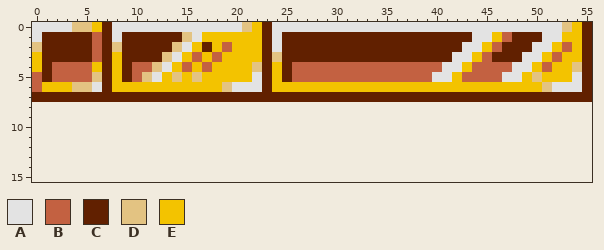
Pixel-art sprite, stored at Pang/Image_Sources/Bricks.png. The first picture shows the starting point.
The file is 56x8 pixels. The old version is drawn lined up with the new one, on the new canvas.
Palette (. is transparent): A #e3e3e3  B #c36141  C #612000  D #e3c382  E #f3c300
Pixels before, first column x 0:
0 AAAADDECAAAAAAAAAAAAADECAAAAAAAAAAAAAAAAAAAAAAAAAAAAADEC
1 ACCCCCBCACCCCCCDAEEEEEECACCCCCCCCCCCCCCCCCCCAAEBCCCAAEEC
2 DCCCCCBCDCCCCCDAECEBEEECACCCCCCCCCCCCCCCCCCAAEBCCCAAEBEC
3 ECCCCCBCECCCCDAEBEBEEEECDCCCCCCCCCCCCCCCCCAAEBCCCAAEBEEC
4 ECBBBBECECBBDAEBEBEEEEDCECBBBBBBBBBBBBBBBAAEBBBBAAEBEEDC
5 BCBBBBDCECBDAEDEDEEEEEACECBBBBBBBBBBBBBBAAEBBBBAAEDEEEAC
6 BEEEDDACEEEEEEEEEEEDAAACEEEEEEEEEEEEEEEEEEEEEEEEEEEDAAAC
7 CCCCCCCCCCCCCCCCCCCCCCCCCCCCCCCCCCCCCCCCCCCCCCCCCCCCCCCC
After:
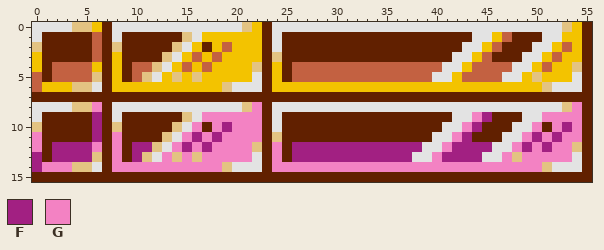
Colours new in this view: F #a22082  G #f382c3
Commit: PingGlassBrick
Difference:
canvas 56x8 -> 56x16
y 8: x 0..55 ........................................................ -> AAAADDGCAAAAAAAAAAAAADGCAAAAAAAAAAAAAAAAAAAAAAAAAAAAADGC
y 9: x 0..55 ........................................................ -> ACCCCCFCACCCCCCDAGGGGGGCACCCCCCCCCCCCCCCCCAAGFCCCAAGGGGC
y 10: x 0..55 ........................................................ -> DCCCCCFCDCCCCCDAGCGFGGGCACCCCCCCCCCCCCCCCAAGFCCCAAGCGFGC
y 11: x 0..55 ........................................................ -> GCCCCCFCGCCCCDAGFGFGGGGCDCCCCCCCCCCCCCCCAAGFCCCAAGFGFGGC
y 12: x 0..55 ........................................................ -> GCFFFFGCGCFFDAGFGFGGGGDCGCFFFFFFFFFFFFFAAGFFFFAAGFGFGGDC
y 13: x 0..55 ........................................................ -> FCFFFFDCGCFDAGDGDGGGGGACGCFFFFFFFFFFFFAAGFFFFAAGDGGGGGAC
y 14: x 0..55 ........................................................ -> FGGGDDACGGGGGGGGGGGDAAACGGGGGGGGGGGGGGGGGGGGGGGGGGGDAAAC
y 15: x 0..55 ........................................................ -> CCCCCCCCCCCCCCCCCCCCCCCCCCCCCCCCCCCCCCCCCCCCCCCCCCCCCCCC
